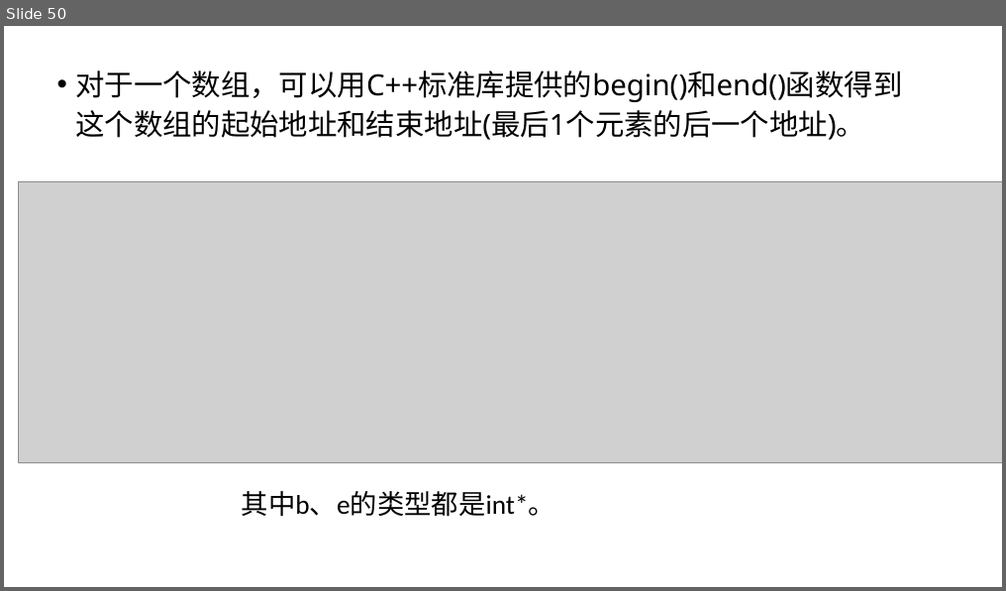
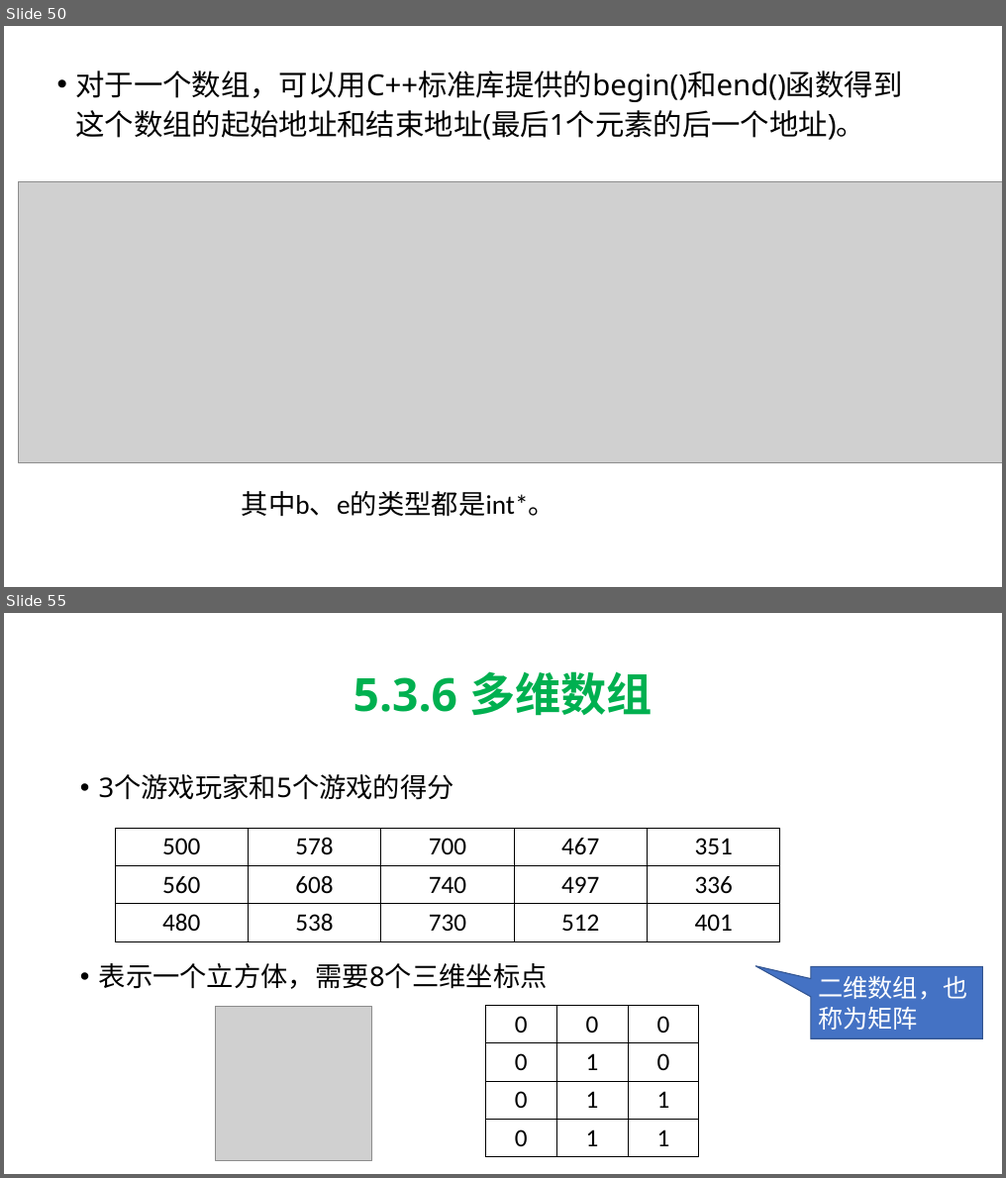
Before and after one commit to hwdong-net/cplusplus17, a slide deck: ppt/第5章 复合类型.pptx. Shown one above the other, each under a label of ours: slide 50 before the commit, slides 50 and 55 after it; the slides between them are not shown. The pictures are 1006x591 and 1006x1178 pixels, drawn with LibreOffice and Linux fonts; fonts in the diff are those of the drawing; grey boxes stand for pictures. Boxes give left, top, right and bottom in pixels: in the first picture for what was removed or moved away, otherwise in the second. Text is boxed around its words. In the diff, an @@ line names an element or a change of style, - is before the commit and + after.

```diff
--- a/ppt/第5章 复合类型.pptx
+++ b/ppt/第5章 复合类型.pptx
@@ slide 55 added at box(4, 613, 1002, 1174), background #FFFFFF @@
@@ title added at box(353, 671, 652, 716), 44 pt, text #00B050, bold @@
+5.3.6 多维数组
@@ text added at box(99, 774, 548, 989), 26 pt, text #000000 @@
+• 3个游戏玩家和5个游戏的得分
+• 表示一个立方体，需要8个三维坐标点
@@ table added at box(115, 828, 781, 940), 3 rows, 5 columns @@
+500 | 578 | 700 | 467 | 351
+560 | 608 | 740 | 497 | 336
+480 | 538 | 730 | 512 | 401
@@ speech box added at box(811, 967, 983, 1039), fill #4472C4, outline #325491 1 pt, 24 pt, text #FFFFFF @@
+二维数组，也称为矩阵
@@ picture added at box(216, 1007, 371, 1160) @@
@@ table added at box(485, 1005, 699, 1155), 4 rows, 3 columns @@
+0 | 0 | 0
+0 | 1 | 0
+0 | 1 | 1
+0 | 1 | 1
```
Also in this commit, not shown: 20 other slides added.
